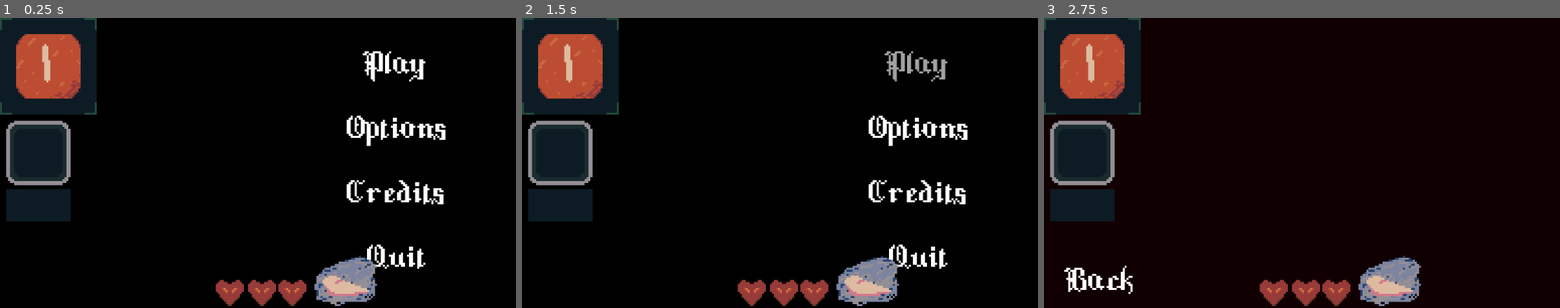
Above: before the commit, frames 1-3 (left to right).
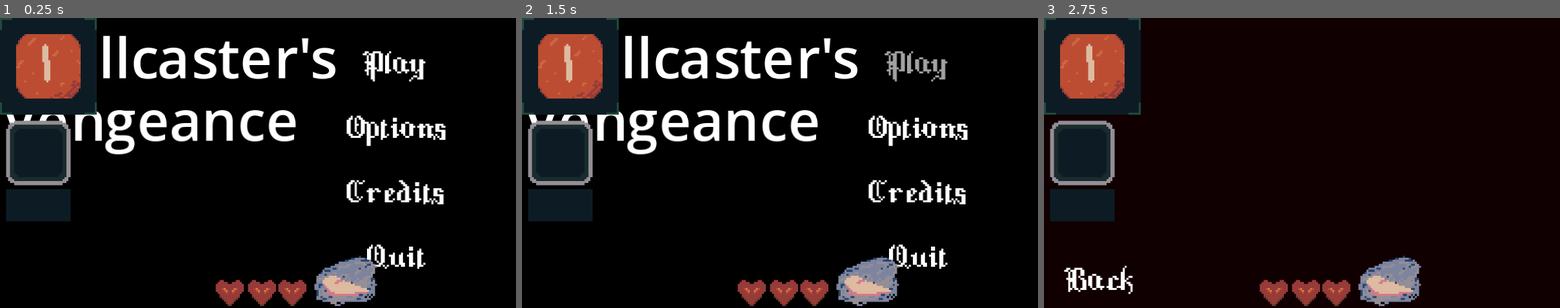
Above: after the commit, the same moments.

Repository: KatLuvsYa3/SELUGameJam26_Godot_Bros
Game: Godot game, scene res://test_scenes/node_2d.tscn
Two runs of this game, one before a commit and one after it. Both use one fixed random seed, a clock stepped at 60 frames per second and the inputs below. This scene is started directly instead of the project's main scene.
Inputs:
- Up to frame 1 (0.25 s): no input
- Up to frame 2 (1.5 s): click "Play" at 0.5 s; click "Play" at 1.25 s
- Up to frame 3 (2.75 s): click "Options" at 2 s

The runs differ from the first frame. In frame 1, 5.0% of the frame differs, in the area x 1-65%, y 6-48%; in frame 2, 5.0%; in frame 3, nothing differs.

Commit message:
luke UI part 2

Diff:
--- /dev/null
+++ b/test_scenes/Rules.tscn
@@ -0,0 +1,28 @@
+[gd_scene format=3 uid="uid://cfe5pe723ji8e"]
+
+[ext_resource type="FontFile" uid="uid://bgrqlvqn6ypgj" path="res://test_scenes/GothicByte.ttf" id="1_swpab"]
+
+[sub_resource type="ShaderMaterial" id="ShaderMaterial_e1okw"]
+
+[sub_resource type="CanvasTexture" id="CanvasTexture_lrf63"]
+
+[node name="Node2D" type="Node2D" unique_id=2049887063]
+
+[node name="TextureRect" type="TextureRect" parent="." unique_id=1776870095]
+modulate = Color(0.210037, 0.42277315, 0.23270017, 1)
+self_modulate = Color(0.32501206, 0, 0.034372117, 1)
+show_behind_parent = true
+material = SubResource("ShaderMaterial_e1okw")
+offset_right = 256.0
+offset_bottom = 144.0
+mouse_filter = 2
+texture = SubResource("CanvasTexture_lrf63")
+
+[node name="Label" type="Label" parent="." unique_id=1063230635]
+offset_left = 102.0
+offset_top = 3.0
+offset_right = 147.0
+offset_bottom = 26.0
+theme_override_fonts/font = ExtResource("1_swpab")
+theme_override_font_sizes/font_size = 20
+text = "Rules"
--- a/test_scenes/node_2d.tscn
+++ b/test_scenes/node_2d.tscn
@@ -76,4 +76,18 @@
 texture = ExtResource("1_lg5f7")
 metadata/_edit_lock_ = true
 
+[node name="Label" type="Label" parent="." unique_id=173387523]
+offset_right = 168.0
+offset_bottom = 56.0
+theme_override_font_sizes/font_size = 28
+text = "Spellcaster's"
+
+[node name="Label2" type="Label" parent="." unique_id=8462107]
+offset_left = 1.0
+offset_top = 31.0
+offset_right = 161.0
+offset_bottom = 78.0
+theme_override_font_sizes/font_size = 28
+text = "Vengeance"
+
 [connection signal="pressed" from="PlayButton" to="." method="_on_play_pressed"]
